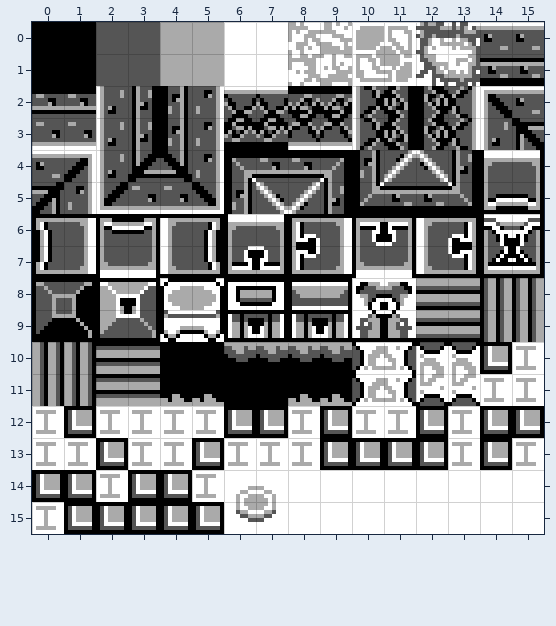
Level history. Tiled map: assets/temp.tmx. This is how it looked before the edit.
Cells are 8x8 px. Shown: x 0..15, y 0..15.
The same view after the edit:
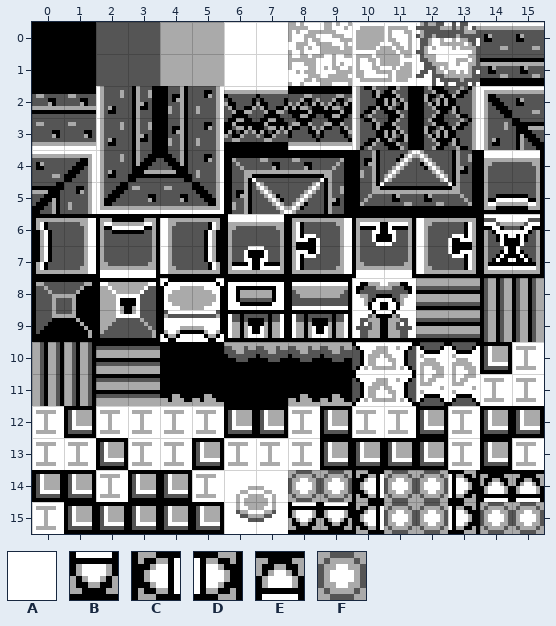
Key: from "partset": A 3, B 102, C 103, D 104, E 105, F 117.
_ is an empty cell.
What changed:
Layer "Tile Layer 1":
Tile B replaces tile A in row 15 at x 8 to 9.
Tile C replaces tile A in rows 14 to 15 at x 10.
Tile D replaces tile A in rows 14 to 15 at x 13.
Tile E replaces tile A in row 14 at x 14 to 15.
Tile F replaces tile A in row 14 at x 8 to 9 and 11 to 12; in row 15 at x 11 to 12 and 14 to 15.
